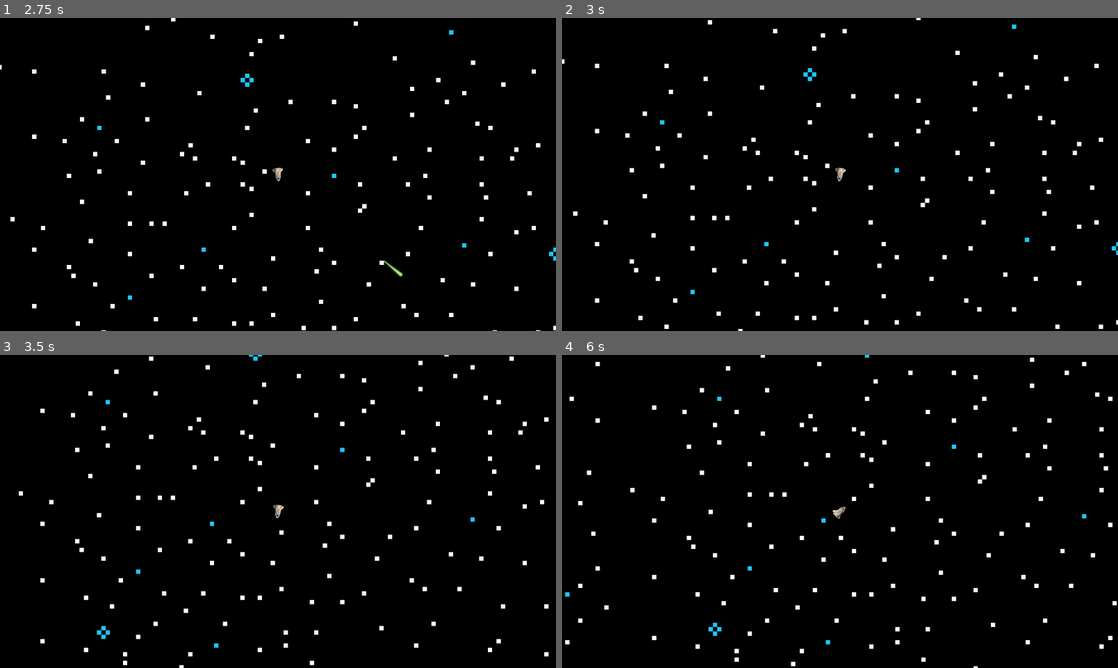
Above: before the commit, frames 1-4 (two rows, left to right).
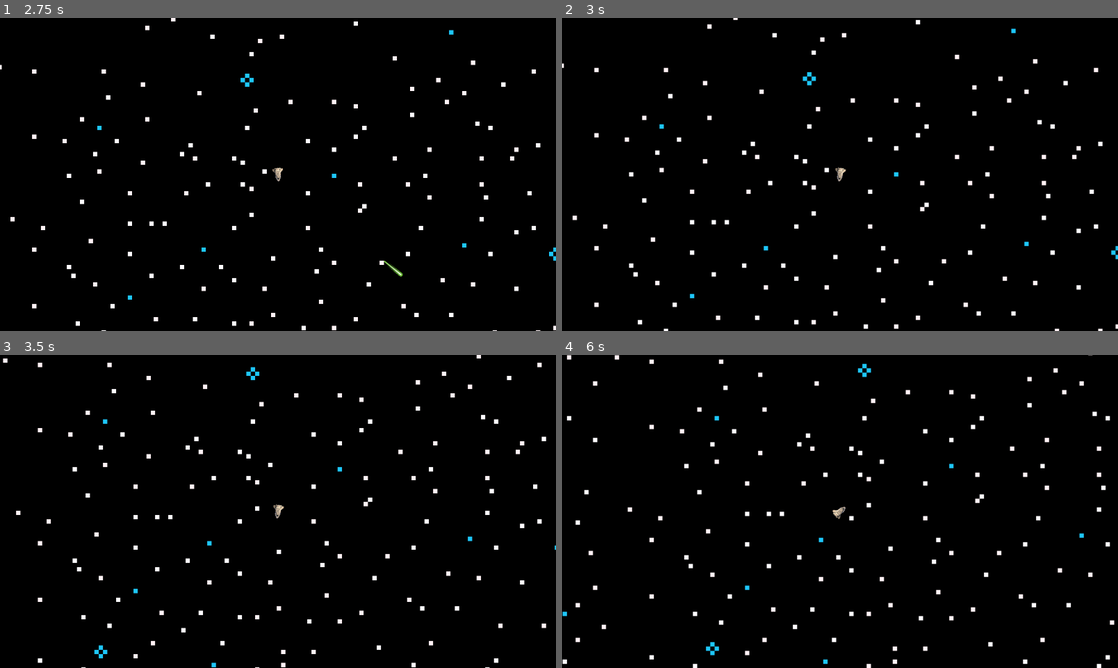
Above: after the commit, the same moments.

Repository: RPeterson0487/spacing-out
Game: Godot game, scene res://TestMain.tscn
Two runs of this game, one before a commit and one after it. Both use one fixed random seed, a clock stepped at 60 frames per second and the inputs below.
Inputs:
- Up to frame 1 (2.75 s): tap Enter at 0.5 s; hold Right (rotateRight) 0.53-1.28 s; hold X (fullStop, bound only after the commit) 0.53-1.28 s; hold Left (rotateLeft) 1.28-2.03 s; tap Down (rotateOpposite) at 1.35 s; tap X (fullStop, bound only after the commit) at 1.55, 2.3 s; hold Right (rotateRight) from 2.03 s (still down); hold Space (shoot) from 2.03 s (still down)
- Up to frame 2 (3 s): release Right (rotateRight) at 2.78 s; release Space (shoot) at 2.78 s; hold Up (forwardThrust) from 2.78 s (still down); tap X (fullStop, bound only after the commit) at 2.85 s
- Up to frame 3 (3.5 s): keep holding Up (forwardThrust)
- Up to frame 4 (6 s): release Up (forwardThrust) at 3.53 s; hold X (fullStop, bound only after the commit) 3.53-4.28 s; hold Left (rotateLeft) 3.53-5.78 s; tap Down (rotateOpposite) at 4.35 s; tap X (fullStop, bound only after the commit) at 4.55, 5.3, 5.85 s; hold Space (shoot) 5.03-5.78 s; hold Right (rotateRight) from 5.78 s (still down)

Frame 1 is identical in both runs. In frame 2, 3.4% of the frame differs, in the area x 0-100%, y 0-100%; in frame 3, 3.7%; in frame 4, 4.0%.

Commit message:
Added full stop.

Diff:
--- a/Player.gd
+++ b/Player.gd
@@ -35,6 +35,9 @@
 		else:
 			rotate(deg2rad(rotationSpeed * delta))
 
+	if Input.is_action_pressed("fullStop") && velocity.length() <= 75:
+		velocity = Vector2.ZERO
+
 	move_and_slide(velocity)
 
 	if Input.is_action_pressed("shoot"):
--- a/project.godot
+++ b/project.godot
@@ -44,12 +44,6 @@
 , Object(InputEventKey,"resource_local_to_scene":false,"resource_name":"","device":0,"alt":false,"shift":false,"control":false,"meta":false,"command":false,"pressed":false,"scancode":68,"physical_scancode":0,"unicode":0,"echo":false,"script":null)
  ]
 }
-flipDirection={
-"deadzone": 0.5,
-"events": [ Object(InputEventKey,"resource_local_to_scene":false,"resource_name":"","device":0,"alt":false,"shift":false,"control":false,"meta":false,"command":false,"pressed":false,"scancode":16777234,"physical_scancode":0,"unicode":0,"echo":false,"script":null)
-, Object(InputEventKey,"resource_local_to_scene":false,"resource_name":"","device":0,"alt":false,"shift":false,"control":false,"meta":false,"command":false,"pressed":false,"scancode":83,"physical_scancode":0,"unicode":0,"echo":false,"script":null)
- ]
-}
 rotateOpposite={
 "deadzone": 0.5,
 "events": [ Object(InputEventKey,"resource_local_to_scene":false,"resource_name":"","device":0,"alt":false,"shift":false,"control":false,"meta":false,"command":false,"pressed":false,"scancode":16777234,"physical_scancode":0,"unicode":0,"echo":false,"script":null)
@@ -59,6 +53,11 @@
 shoot={
 "deadzone": 0.5,
 "events": [ Object(InputEventKey,"resource_local_to_scene":false,"resource_name":"","device":0,"alt":false,"shift":false,"control":false,"meta":false,"command":false,"pressed":false,"scancode":32,"physical_scancode":0,"unicode":0,"echo":false,"script":null)
+ ]
+}
+fullStop={
+"deadzone": 0.5,
+"events": [ Object(InputEventKey,"resource_local_to_scene":false,"resource_name":"","device":0,"alt":false,"shift":false,"control":false,"meta":false,"command":false,"pressed":false,"scancode":88,"physical_scancode":0,"unicode":0,"echo":false,"script":null)
  ]
 }
 
